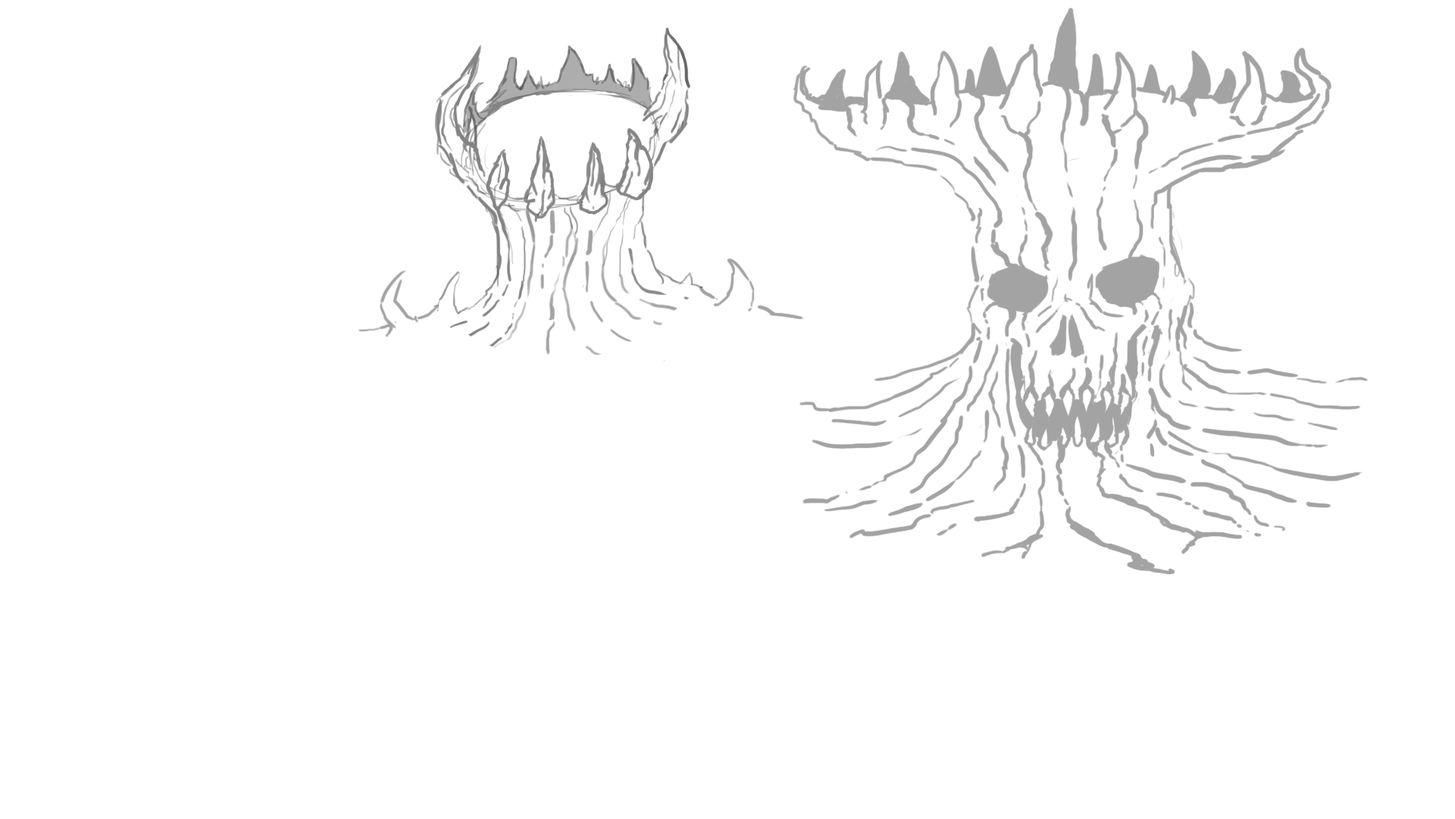
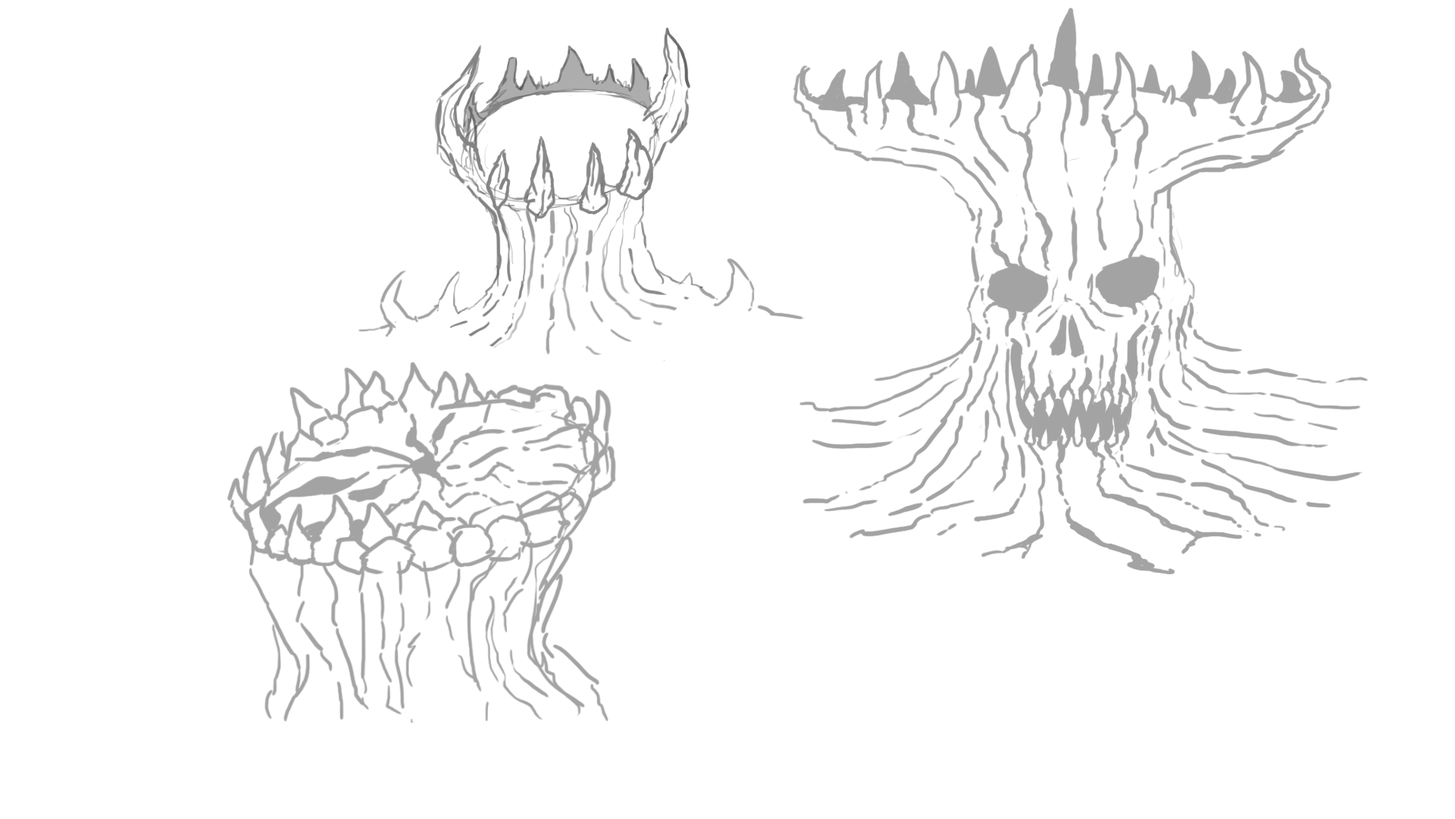
Layered file, before and after one edit (1455x819). Changes by layer:
added group "3" with 2 layers above "2" over [226, 361, 617, 723]
added layer "Laag 6" in group "3" over [226, 361, 617, 576]
added layer "Laag 5" in group "3" over [226, 407, 610, 723]
renamed "Laag 4" to "2", painted on it over [236, 361, 617, 575]
